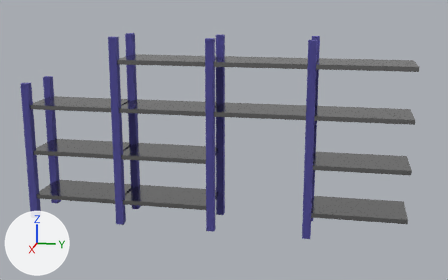
Before and after pictures for a commit that changed the glTF model src/models/shelves/shelves-3.glb.
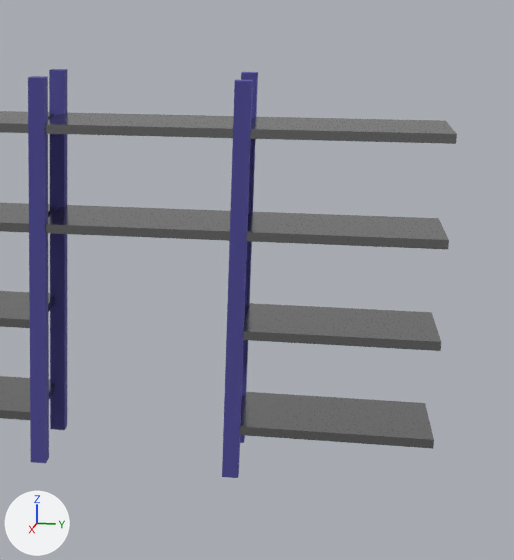
Each version appears first whole from a 50 mm camera at (50.0, 26.7, 19.9) aimed at (0.0, 16.7, 7.4), and next in a close-up on the part from 43% to 100% of the width and 0% to 100% of the height. The lights are fixed; the arrows at lower left show +X, +Y and +Z. Vertices at the same position are counted once.

Script lines for the objects in view, before the commit:
```python
me_cube = bpy.data.meshes.new('Cube')
me_cube.from_pydata(...)  # 256 vertices, 516 faces; spans x -2.3..2.3, y -0.3..31.9, z 0.0..16.0
# faces by material slot: [360, 156]
me_cube.materials.append(mat_pillars)  # blue #7f7bc1
me_cube.materials.append(mat_shelf)  # grey #979797
ob_shelf_1 = bpy.data.objects.new('shelf-1', me_cube)
ob_shelf_1.location = (0.0, 0.0, 0.0)
```
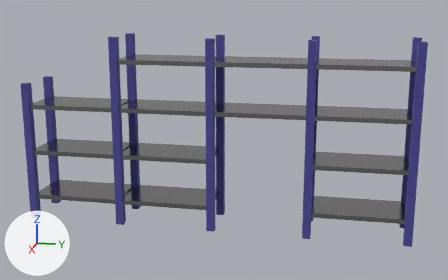
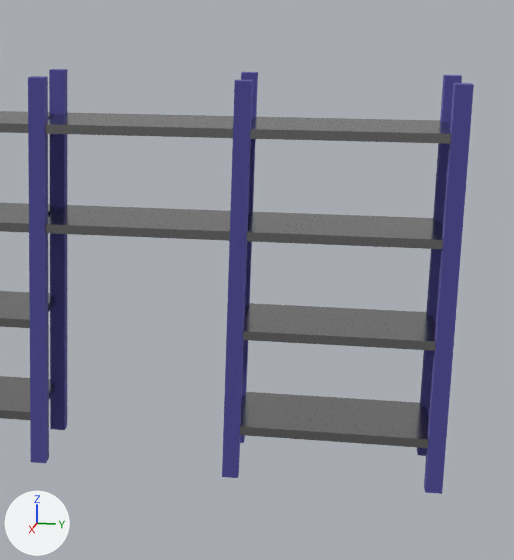
What differs and where, as boxes [x1, y1, x2, y2] in the close-ups (514 x 560 px):
```json
{"object": "shelf-1", "change": "reshaped", "before": [0, 69, 457, 478], "after": [0, 69, 474, 494]}
{"part": 1, "of": "me_cube", "change": "added", "after": [424, 83, 474, 494], "on screen": "blue"}
{"part": 2, "of": "me_cube", "change": "added", "after": [417, 75, 462, 456], "on screen": "blue"}
```

Edits to the scene script, one JSON object a line:
```json
{"block": "me_cube", "where": "me_cube.from_pydata(...)  # 256 vertices, 516 faces; spans x -2.3..2.3, y -0.3..31.9, z 0.0..16.0"}
{"block": "me_cube", "where": "# used by ob_shelf_1; location = (0.0, 0.0, 0.0)"}
{"block": "me_cube", "change": "me_cube part 1: a new loose piece, a box spanning x 1.68..2.32, y 31.68..32.32, z 0.0..16.0, in mat_pillars (blue #7f7bc1)"}
{"block": "me_cube", "change": "me_cube part 2: a new loose piece, a box spanning x -2.32..-1.68, y 31.68..32.32, z 0.0..16.0, in mat_pillars (blue #7f7bc1)"}
```
